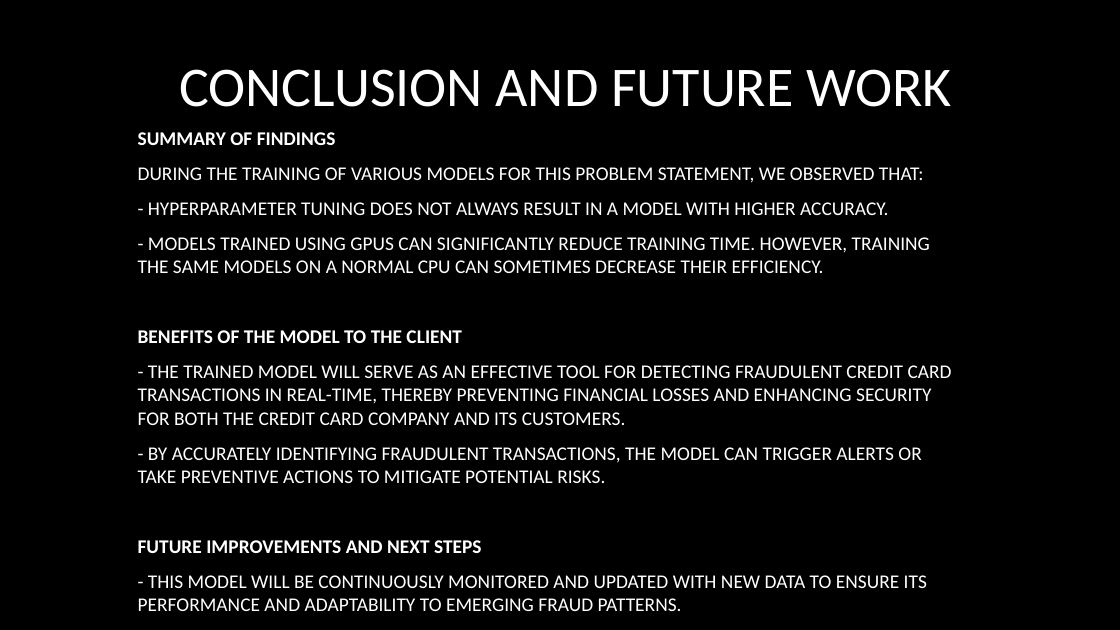
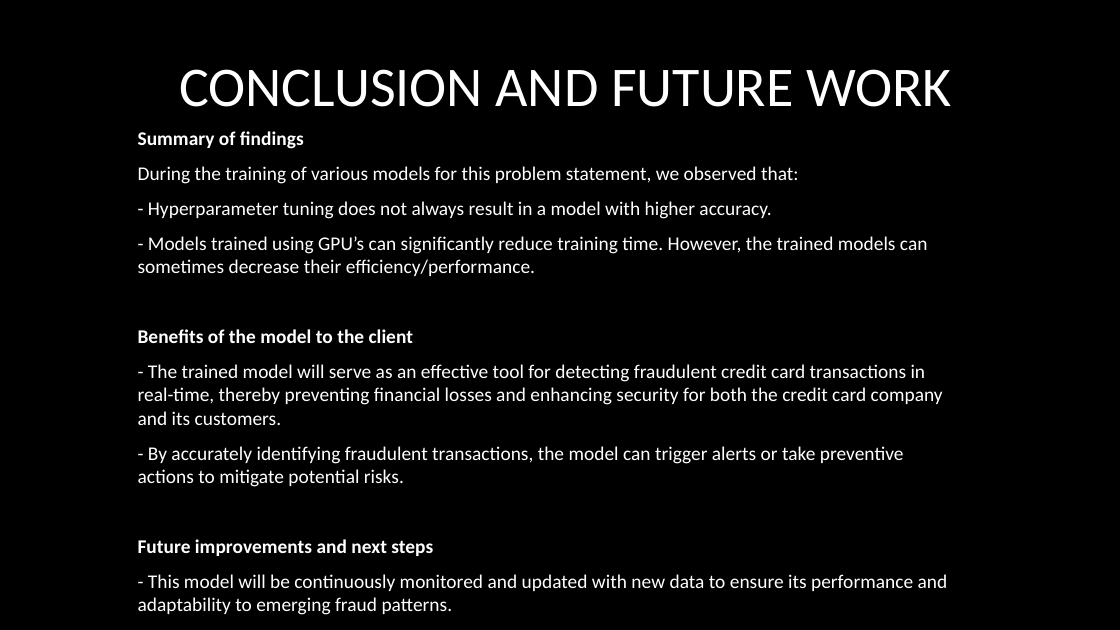
Before and after one commit to rahul-bhutekar/Data-Science, a slide deck: slide 11 of Projects/machine-learning-classification/ml-classification.pptx. Drawn at 1120x630 pixels with LibreOffice and Linux fonts; fonts in the diff are those of the drawing; background and template pictures are left out. Boxes give left, top, right and bottom in pixels: in the first picture for what was removed or moved away, otherwise in the second. Text is boxed around its words. In the diff, an @@ line names an element or a change of style, - is before the commit and + after.

```diff
--- a/Projects/machine-learning-classification/ml-classification.pptx
+++ b/Projects/machine-learning-classification/ml-classification.pptx
@@ subtitle at (138,131,948,615): text changed @@
-SUMMARY OF FINDINGS
-DURING THE TRAINING OF VARIOUS MODELS FOR THIS PROBLEM STATEMENT, WE OBSERVED THAT:
-- HYPERPARAMETER TUNING DOES NOT ALWAYS RESULT IN A MODEL WITH HIGHER ACCURACY.
-- MODELS TRAINED USING GPUS CAN SIGNIFICANTLY REDUCE TRAINING TIME. HOWEVER, TRAINING THE SAME MODELS ON A NORMAL CPU CAN SOMETIMES DECREASE THEIR EFFICIENCY.
-BENEFITS OF THE MODEL TO THE CLIENT
-- THE TRAINED MODEL WILL SERVE AS AN EFFECTIVE TOOL FOR DETECTING FRAUDULENT CREDIT CARD TRANSACTIONS IN REAL-TIME, THEREBY PREVENTING FINANCIAL LOSSES AND ENHANCING SECURITY FOR BOTH THE CREDIT CARD COMPANY AND ITS CUSTOMERS.
-- BY ACCURATELY IDENTIFYING FRAUDULENT TRANSACTIONS, THE MODEL CAN TRIGGER ALERTS OR TAKE PREVENTIVE ACTIONS TO MITIGATE POTENTIAL RISKS.
-FUTURE IMPROVEMENTS AND NEXT STEPS
-- THIS MODEL WILL BE CONTINUOUSLY MONITORED AND UPDATED WITH NEW DATA TO ENSURE ITS PERFORMANCE AND ADAPTABILITY TO EMERGING FRAUD PATTERNS.
+Summary of findings
+During the training of various models for this problem statement, we observed that:
+- Hyperparameter tuning does not always result in a model with higher accuracy.
+- Models trained using GPU’s can significantly reduce training time. However, the trained models can sometimes decrease their efficiency/performance.
+Benefits of the model to the client
+- The trained model will serve as an effective tool for detecting fraudulent credit card transactions in real-time, thereby preventing financial losses and enhancing security for both the credit card company and its customers.
+- By accurately identifying fraudulent transactions, the model can trigger alerts or take preventive actions to mitigate potential risks.
+Future improvements and next steps
+- This model will be continuously monitored and updated with new data to ensure its performance and adaptability to emerging fraud patterns.
```
Also in this commit, not shown: 8 other slides changed.
